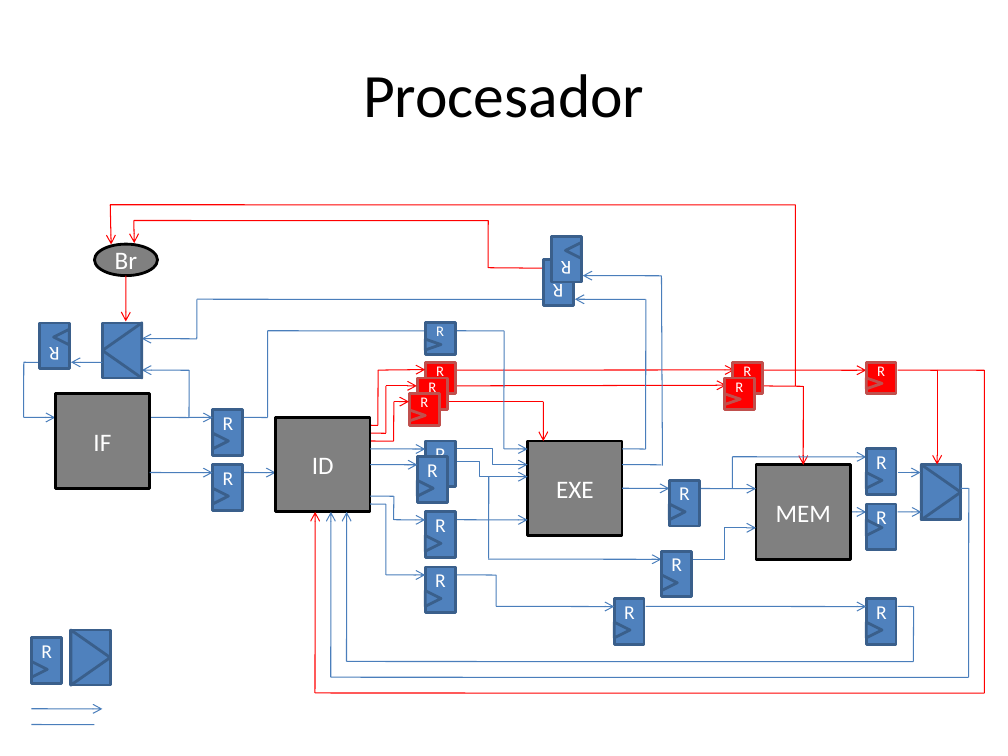
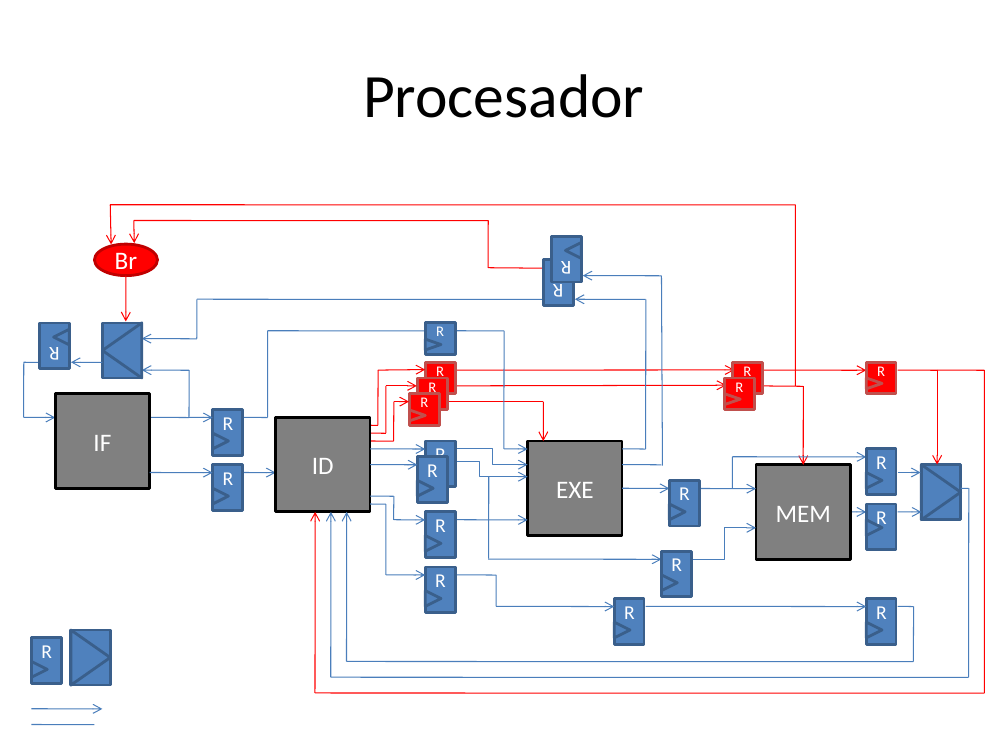
Before and after one commit to Agamb01/TFG, a slide deck: slide 1 of PDFs/Representación Procesador.pptx. Drawn at 1008x756 pixels with LibreOffice and Linux fonts; fonts in the diff are those of the drawing. Boxes give left, top, right and bottom in pixels: in the first picture for what was removed or moved away, otherwise in the second. Text is boxed around its words. In the diff, an @@ line names an element or a change of style, - is before the commit and + after.

```diff
--- a/PDFs/Representación Procesador.pptx
+++ b/PDFs/Representación Procesador.pptx
@@ ellipse "Br" at [95,244,158,275]: fill #808080 to #FF0000; outline #000000 2 pt to #C00000 2 pt @@
```
Also in this commit, not shown: 5 other slides changed.
